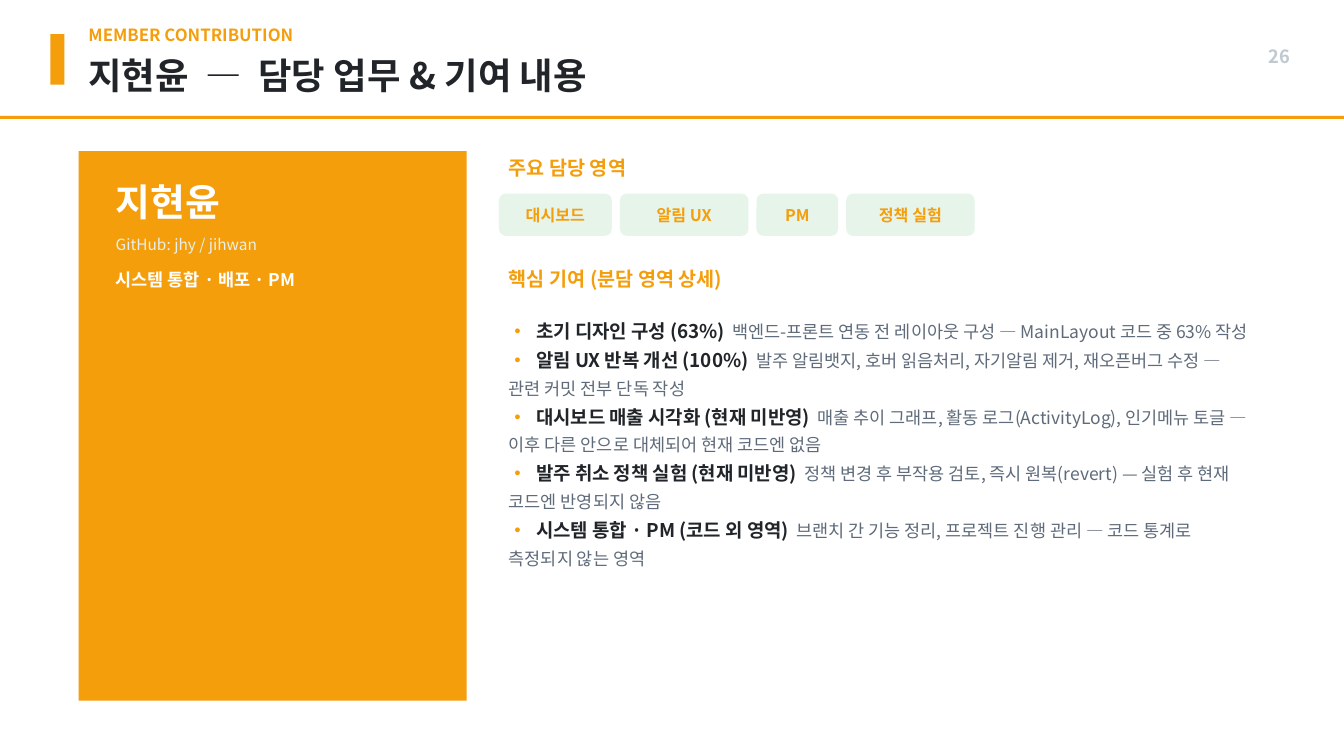
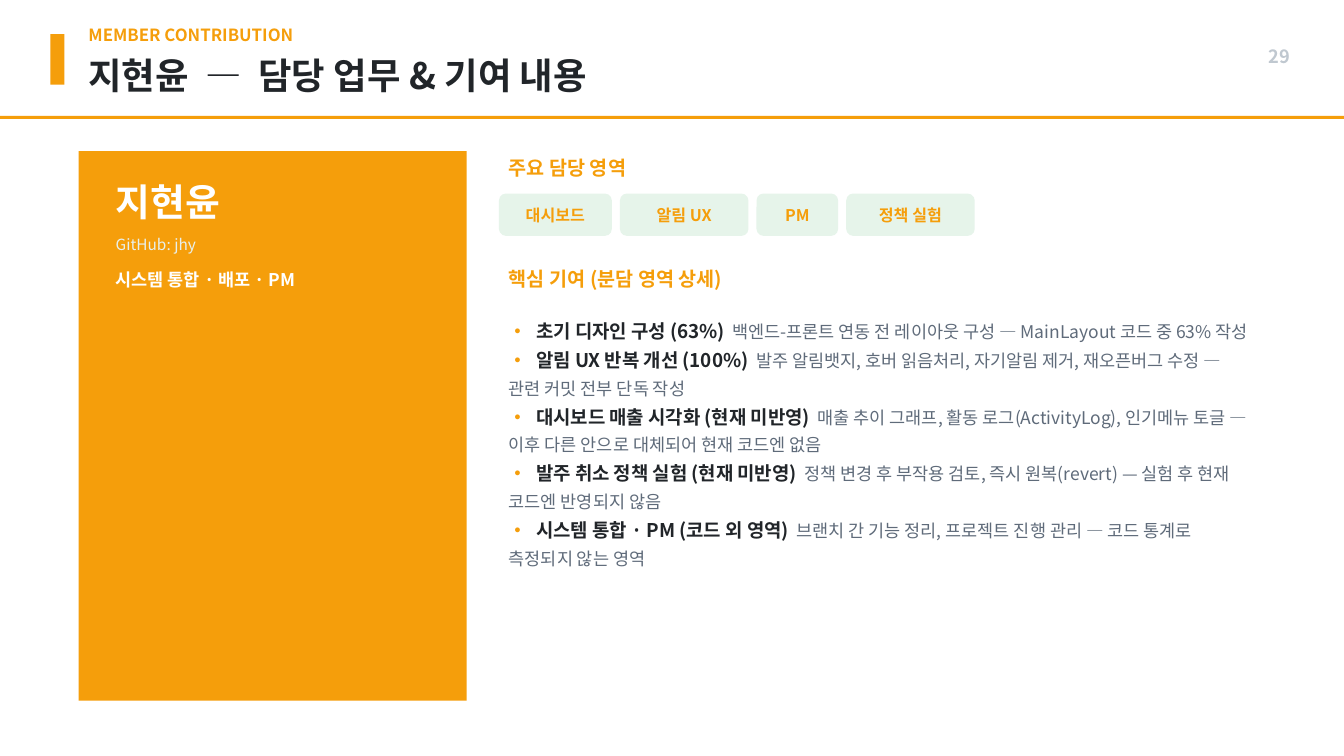
Before and after one commit to Food-G/FoodGuard, a slide deck: slide 29 of FoodGuard_포트폴리오(수정본).pptx (slide 26 before the commit). Drawn at 1344x756 pixels with LibreOffice and Linux fonts; fonts in the diff are those of the drawing. Boxes give left, top, right and bottom in pixels: in the first picture for what was removed or moved away, otherwise in the second. Text is boxed around its words. In the diff, an @@ line names an element or a change of style, - is before the commit and + after.

```diff
--- a/FoodGuard_포트폴리오(수정본).pptx
+++ b/FoodGuard_포트폴리오(수정본).pptx
@@ text at (1269,49,1290,63): text changed @@
-26
+29
@@ text at (116,237,196,254): text changed @@
-GitHub: jhy / jihwan
+GitHub: jhy
```
Also in this commit, not shown: 8 other slides changed, 3 slides added, 5 other files.
